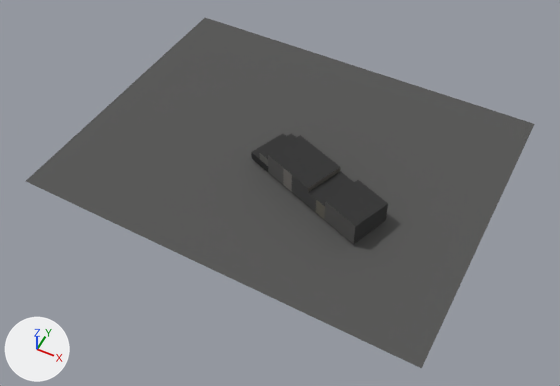
What one commit did to the glTF model public/twins/chatt/models/patten-pkwy-north.glb.
Camera for both pictures: a 50 mm lens placed at (111.0, -265.0, 276.0), pointed at (-5.0, -34.0, -13.0). The axes (+X, +Y, +Z) are drawn at lower left. The lights are the same throughout. The older version comes first. Where no turn or scale is listed for an object, it has been applied to the vertices. Vertices at exactly the same position are counted once.

The older version as bpy lines, for what is in view:
```python
me_mesh_0 = bpy.data.meshes.new('Mesh_0')
me_mesh_0.from_pydata(...)  # 69 vertices, 132 faces; spans x -107.0..107.0, y -85.0..85.0, z -9.0..9.0
me_mesh_0.materials.append(mat_palettematerial001)  # picture img_palettebasecolor
ob_mesh_0 = bpy.data.objects.new('Mesh_0', me_mesh_0)
ob_mesh_0.location = (-9.8, -17.1, 3.2)
```
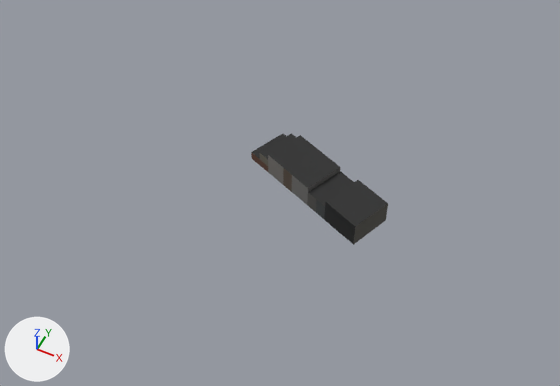
Where the newer file only moved an object's origin or applied its transform, the numbers keep the older frame.

Boxes (x1, y1, x2, y2) around the edits, measured in the pictures (560 x 386 px):
'Mesh_0', reshaped (73% narrower, 68% shorter)
    before: (26, 18, 534, 368)
    after: (251, 133, 388, 245)
part 1 of me_mesh_0, deleted
    before: (26, 18, 534, 368)
part 2 of me_mesh_0, surface changed
    both: (251, 133, 388, 245)

What the commit changed:
me_mesh_0 is used by ob_mesh_0; location (-9.8, -17.1, 3.2).
me_mesh_0 had 69 vertices, 132 faces and spanned x -107.0..107.0, y -85.0..85.0, z -9.0..9.0.
me_mesh_0 now has 65 vertices, 130 faces and spans x -13.0..62.0, y -40.0..7.0, z -5.0..9.0.
me_mesh_0 part 1: the loose piece of 4 vertices spanning x -107.0..107.0, y -85.0..85.0, z -9.0..4.0 is deleted.
me_mesh_0 part 2: 130 kept faces spanning x -13.0..62.0, y -40.0..7.0, z -5.0..9.0 get new texture (UV) coordinates.
